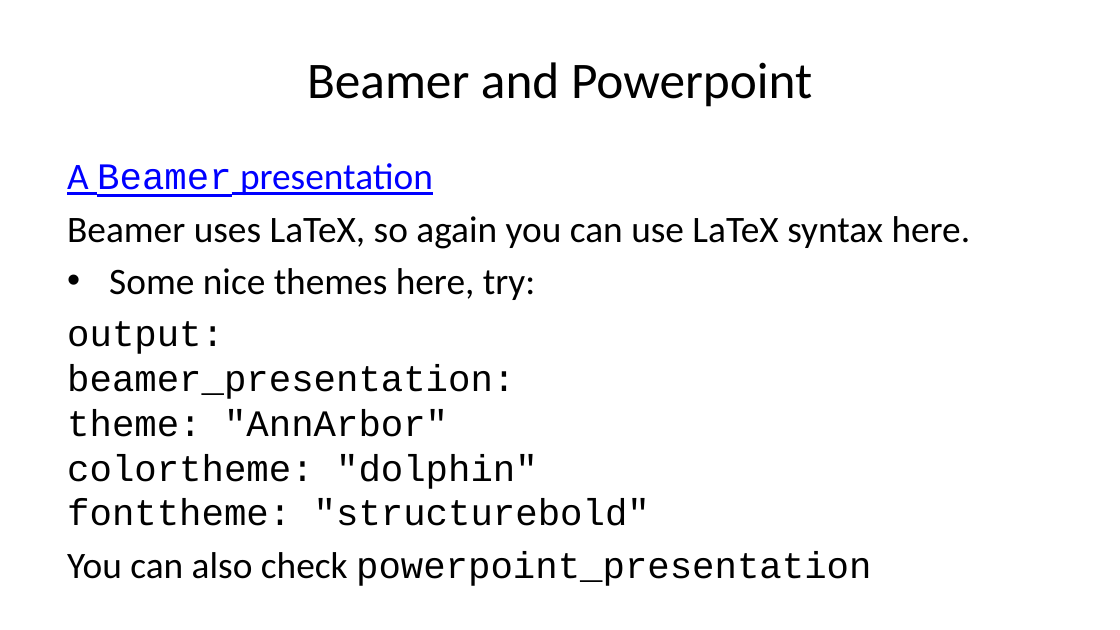
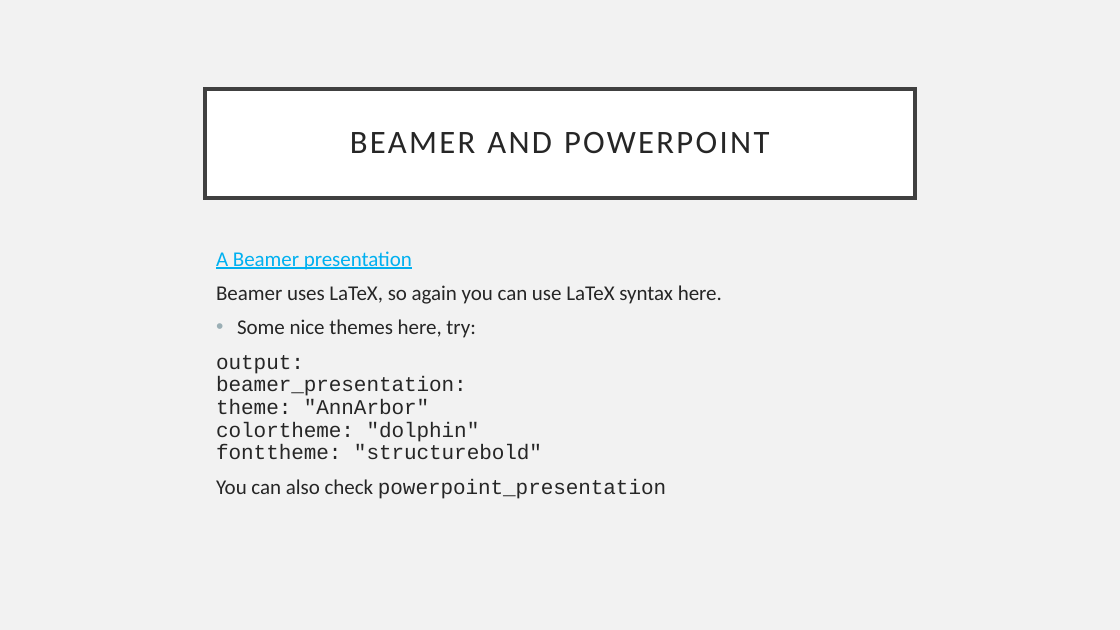
Before and after one commit to afatirium/RRcourse2023, a slide deck: slide 12 of Quarto and MD 3/3. Presentation formats/QMD_class_3_3.pptx. Drawn at 1120x630 pixels with LibreOffice and Linux fonts; fonts in the diff are those of the drawing. Boxes give left, top, right and bottom in pixels: in the first picture for what was removed or moved away, otherwise in the second. Text is boxed around its words. In the diff, an @@ line names an element or a change of style, - is before the commit and + after.

```diff
--- a/Quarto and MD 3/3. Presentation formats/QMD_class_3_3.pptx
+++ b/Quarto and MD 3/3. Presentation formats/QMD_class_3_3.pptx
@@ background #FFFFFF to #F2F2F2 @@
@@ title "BEAMER AND POWERPOINT": place and size @@
-title "BEAMER AND POWERPOINT" at <box>307,62,812,107</box>
+title "BEAMER AND POWERPOINT" at <box>205,88,915,197</box>
@@ title "BEAMER AND POWERPOINT" at <box>205,88,915,197</box>: fill none to #FFFFFF; outline none to #404040 2.5 pt @@
@@ title at <box>350,132,769,154</box>: text changed; size 33 to 21 pt; text colour #000000 to #262626 @@
-Beamer and Powerpoint
+BEAMER AND POWERPOINT
@@ text "A Beamer presentation": place and size @@
-text "A Beamer presentation" at <box>67,163,971,579</box>
+text "A Beamer presentation" at <box>216,251,722,499</box>
@@ text "A Beamer presentation" at <box>216,251,722,499</box>: size 24 to 13.5 pt, text colour #000000 to #262626; font Courier New to Calibri in "Beamer"; text colour #0000FF to #00B0F0 in "A Beamer presentation"; line spacing 1 to 0.9; more space between paragraphs; indent changed @@
```
Also in this commit, not shown: 11 other slides changed, 16 other files.
